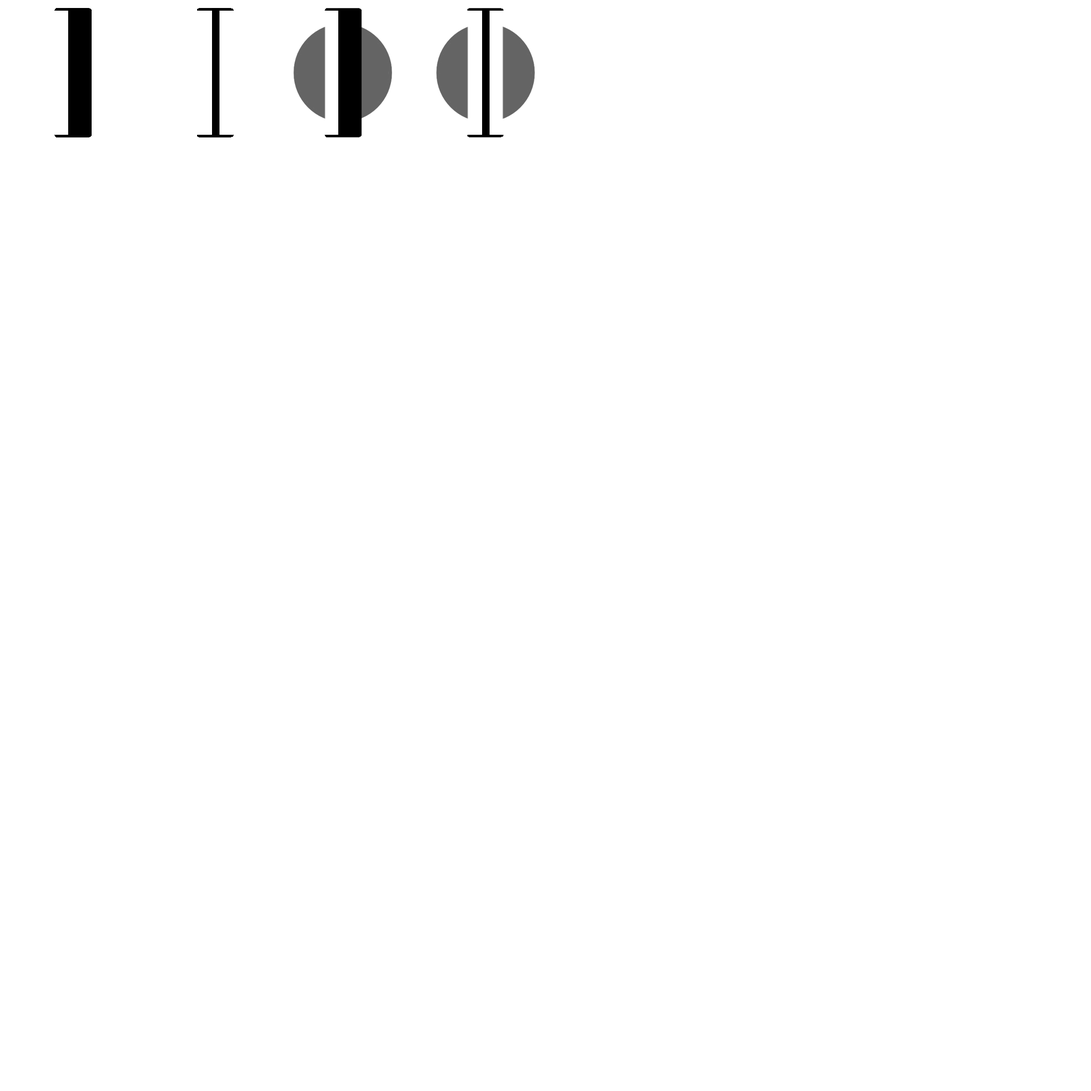
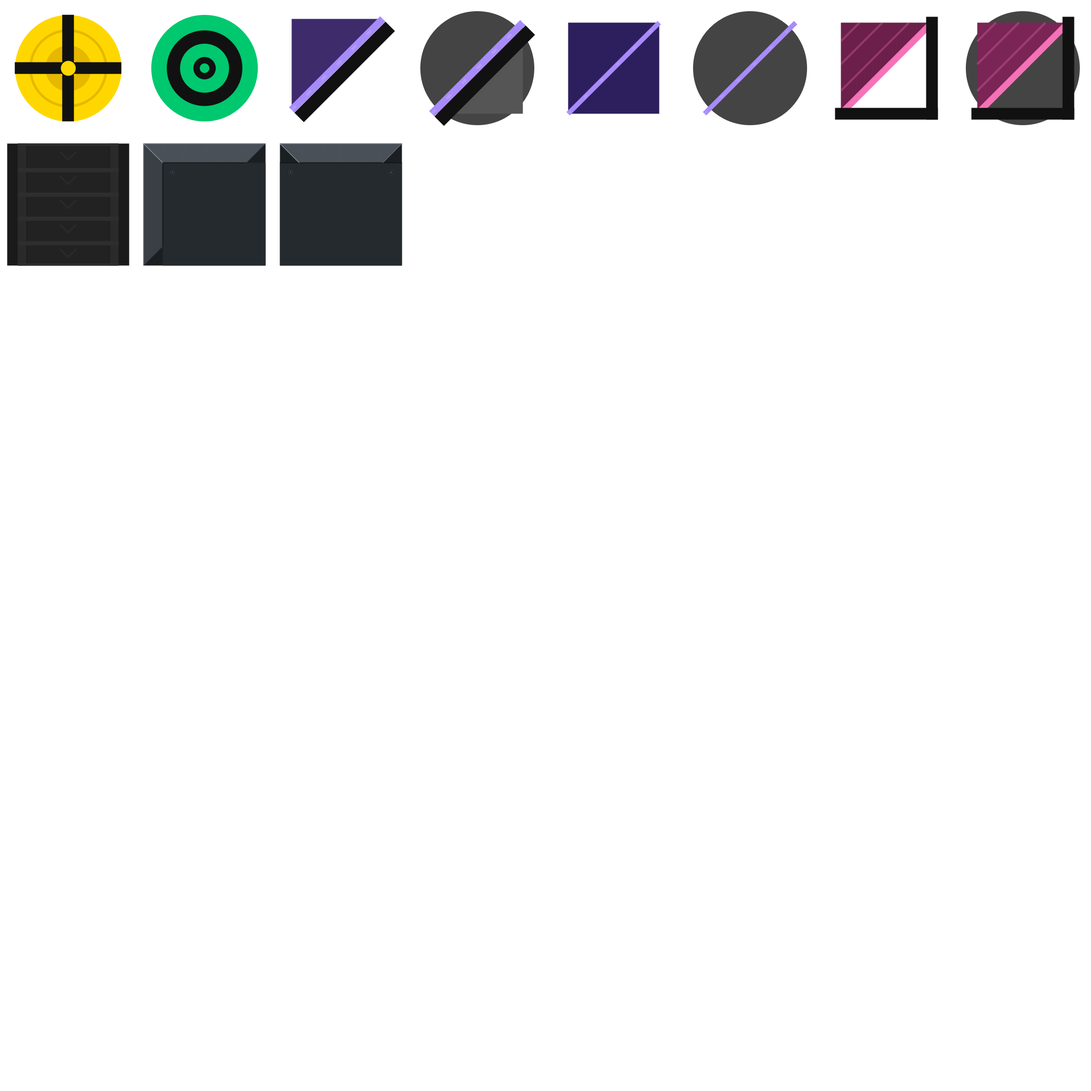
Comparing the layer stacks of the two 1091 × 1091 images. Changes:
removed layer "Paint Layer 1 Merged" (1st of 2) over [left=279, top=7, right=580, bottom=171]
removed layer "Paint Layer 1 Merged" (2nd of 2) over [left=34, top=7, right=266, bottom=171]
